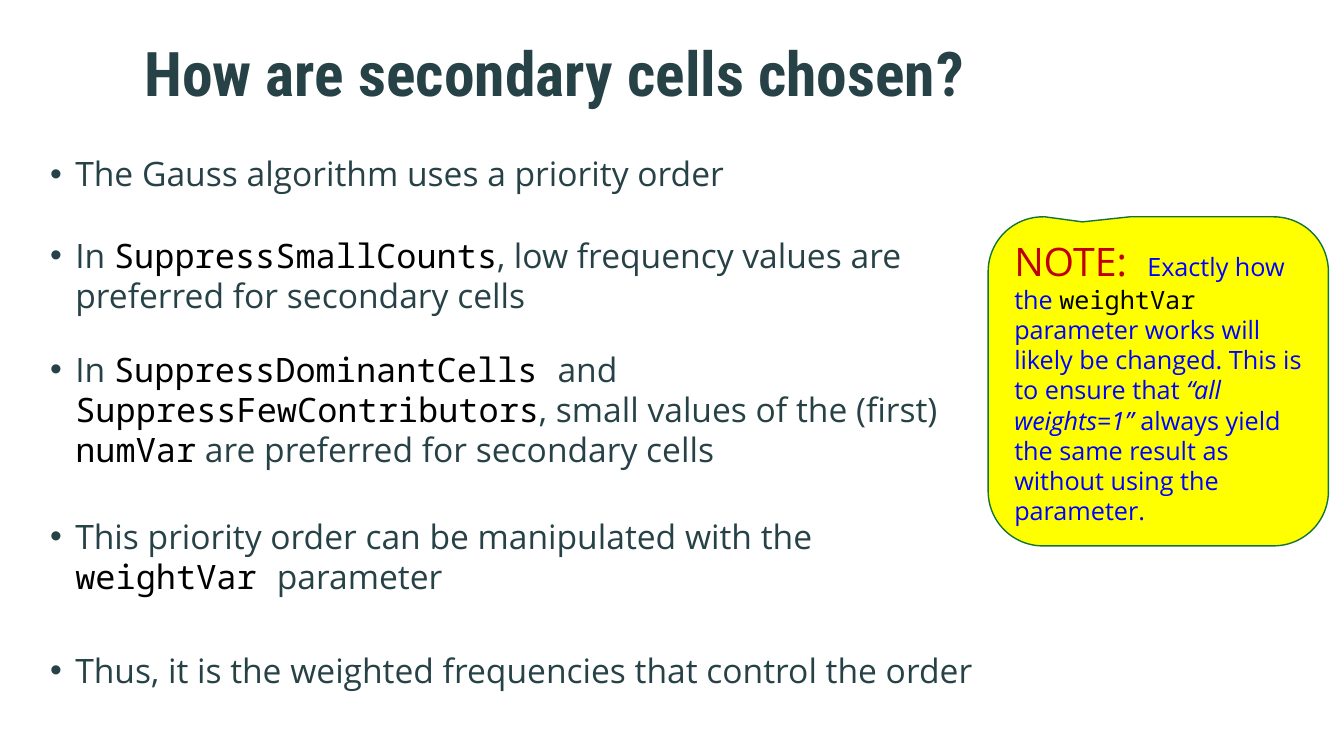
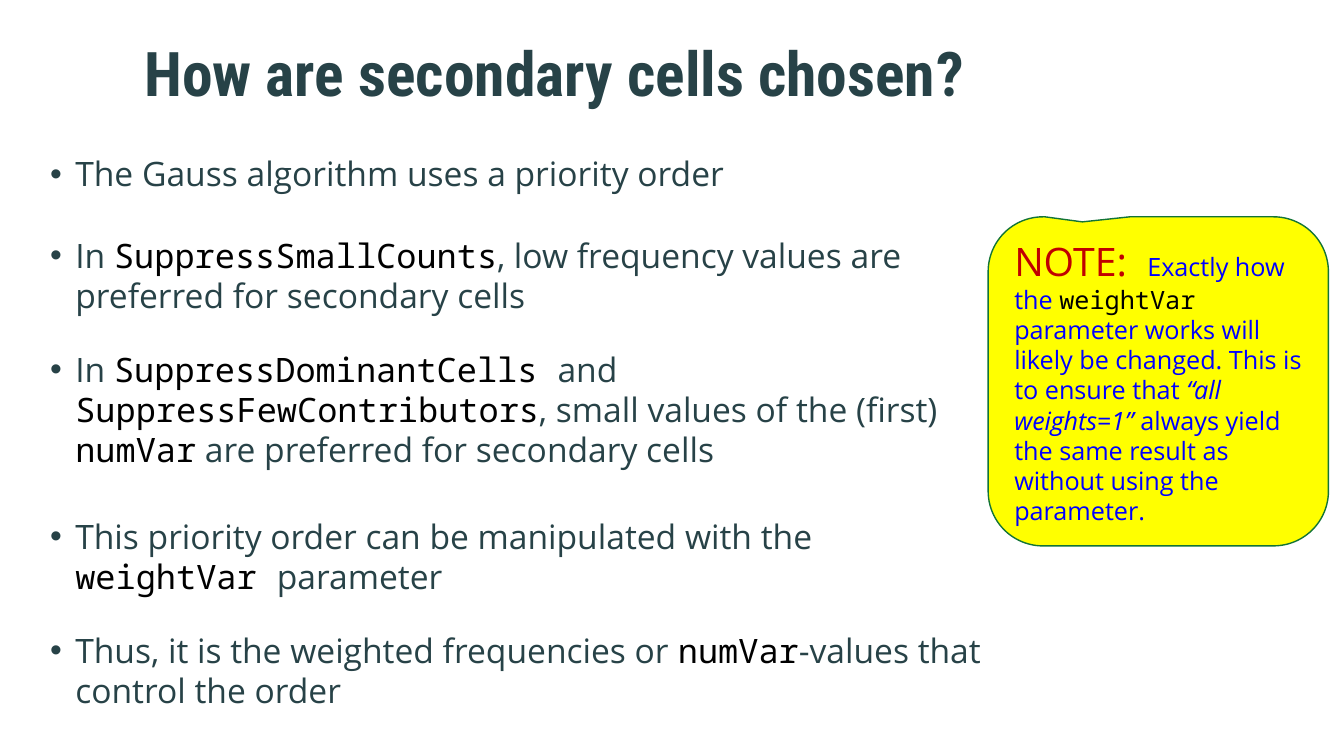
Before and after one commit to statisticsnorway/kurs-metode-sdc-2024, a slide deck: slide 23 of slides/ukraine day4_2.pptx. Drawn at 1344x756 pixels with LibreOffice and Linux fonts; fonts in the diff are those of the drawing; background and template pictures are left out. Boxes give left, top, right and bottom in pixels: in the first picture for what was removed or moved away, otherwise in the second. Text is boxed around its words. In the diff, an @@ line names an element or a change of style, - is before the commit and + after.

```diff
--- a/slides/ukraine day4_2.pptx
+++ b/slides/ukraine day4_2.pptx
@@ text at (75,637,981,704): text changed @@
-• Thus, it is the weighted frequencies that control the order
+• Thus, it is the weighted frequencies or numVar-values that control the order
```
Also in this commit, not shown: 4 other slides changed.
